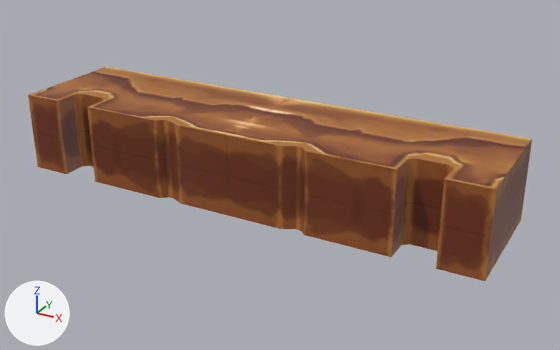
The FBX model Assets/Models/Level/wall_02/wall_02.fbx: old version first, new version second.
Camera for both pictures: a 50 mm camera at (0.0142, -0.0832, 0.0356) aimed at (-0.0275, -0.0074, -0.0023). Arrows for +X, +Y and +Z are at lower left; the lights stay in place. Where no turn or scale is listed for an object, it has been applied to the vertices.

Before the edit, the objects in view are built like this:
```python
me_mesh = bpy.data.meshes.new('Mesh')
me_mesh.from_pydata(...)  # 96 vertices, 104 faces; spans x -0.06..0.0, y -0.0152..0.0, z -0.005..0.005
me_mesh.materials.append(mat_lambert20)  # picture img_wall_02_tga
ob_wall_02 = bpy.data.objects.new('wall_02', me_mesh)
ob_wall_02.location = (0.0, 0.0, 0.0)
```
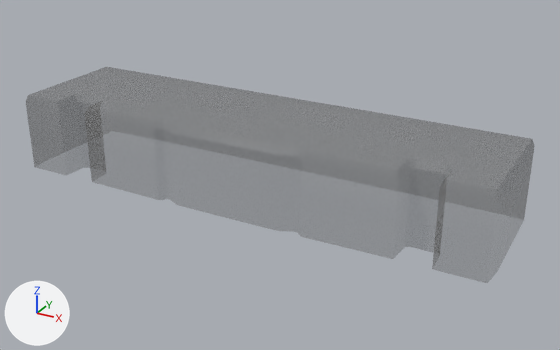
The change in detail:
me_mesh is used by ob_wall_02; location (0.0, 0.0, 0.0).
me_mesh had 96 vertices, 104 faces and spanned x -0.06..0.0, y -0.0152..0.0, z -0.005..0.005.
me_mesh now has 123 vertices, 112 faces and spans x -0.0606..0.0006, y -0.0158..0.0006, z -0.005..0.005.
Part 1, on me_mesh:
15 vertices are removed from x -0.0549..0.0, y -0.0152..0.0, z -0.005.
46 faces are deleted.
3 vertices in x -0.06..-0.0051, y -0.0152, z 0.0 move by (-0.0003, -0.0003, 0.0042).
3 vertices in x -0.0549..0.0, y -0.0152, z 0.0 move by (0.0003, -0.0003, 0.0042).
3 vertices in x -0.0542..-0.0391, y -0.0152..-0.0116, z 0.0 move by (0.0002, -0.0005, 0.0042).
3 vertices in x -0.0501..-0.0099, y 0.0, z 0.0 move by (0.0, 0.0006, 0.0042).
36 vertices move from x -0.06..0.0, y -0.0152..0.0, z -0.005..0.0 to x -0.0606..0.0006, y -0.0158..0.0006, z -0.005..0.0042.
16 new vertices lie (0.0, 0.0, -0.0042) away from vertices in x -0.06..0.0, y -0.0152..0.0, z 0.0.
26 new vertices lie (0.0, 0.0, -0.005) away from vertices in x -0.06..0.0003, y -0.0155..0.0006, z -0.005..0.0.
54 new faces join them.
me_mesh part 2: 58 kept faces spanning x -0.0606..0.0006, y -0.0158..0.0006, z 0.0..0.005 get new texture (UV) coordinates.

Pixel boxes (x1, y1, x2, y2) of what changed, in the pictures (560 x 350 px; the box of a moved part takes in the faces that stretch with it):
'wall_02', reshaped
    before: (28, 67, 532, 281)
    after: (26, 67, 535, 283)
part 1 of me_mesh, moved or reshaped
    before: (33, 131, 526, 281)
    after: (26, 102, 534, 283)
part 2 of me_mesh, surface changed (brown to grey)
    before: (28, 67, 532, 251)
    after: (26, 67, 535, 210)
